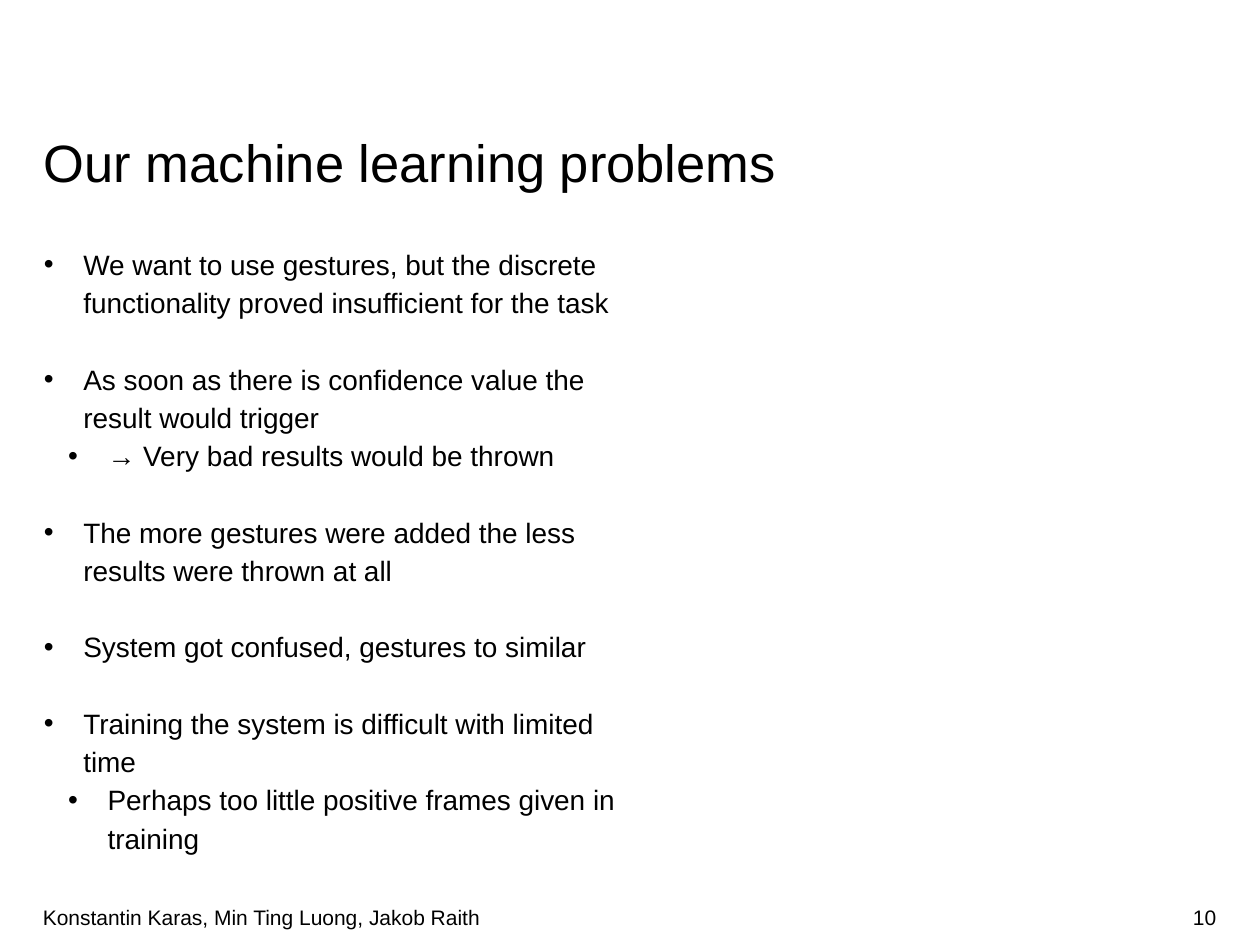
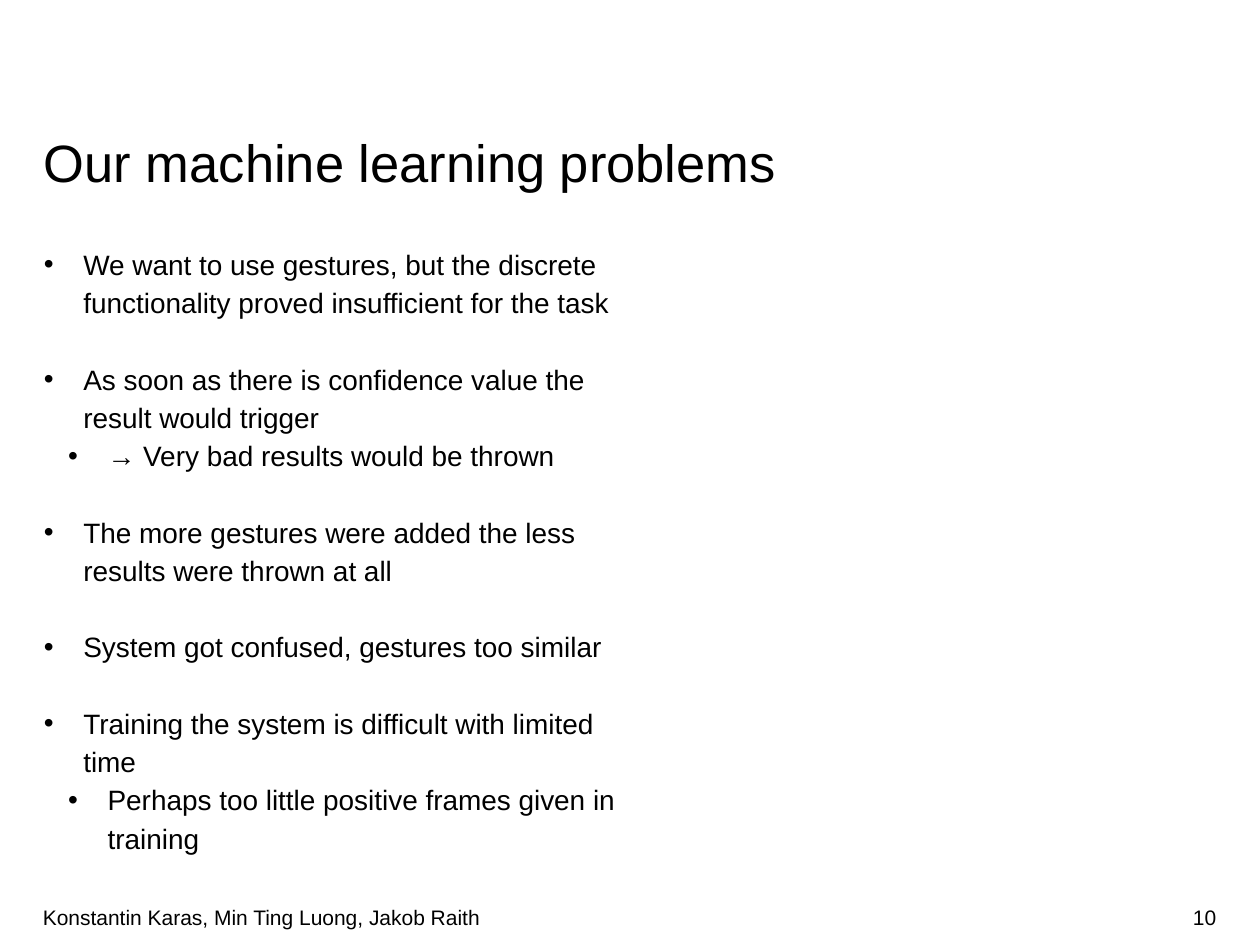
Before and after one commit to doingitraith/TaViS2019, a slide deck: slide 10 of Documents/Presentation.pptx. Drawn at 1260x945 pixels with LibreOffice and Linux fonts; fonts in the diff are those of the drawing; background and template pictures are left out. Boxes give left, top, right and bottom in pixels: in the first picture for what was removed or moved away, otherwise in the second. Text is boxed around its words. In the diff, an @@ line names an element or a change of style, - is before the commit and + after.

```diff
--- a/Documents/Presentation.pptx
+++ b/Documents/Presentation.pptx
@@ text at (83, 636, 602, 663): text changed @@
-• System got confused, gestures to similar
+• System got confused, gestures too similar
```
Also in this commit, not shown: 1 other slide changed, 23 other files.
